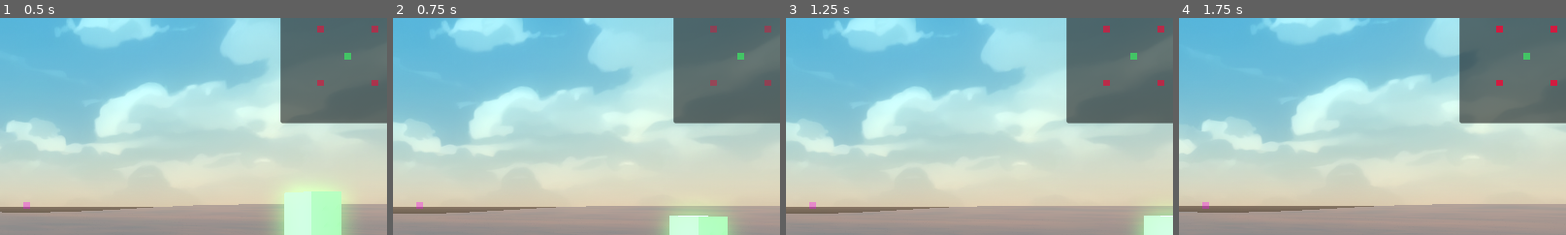
Above: before the commit, frames 1-4 (left to right).
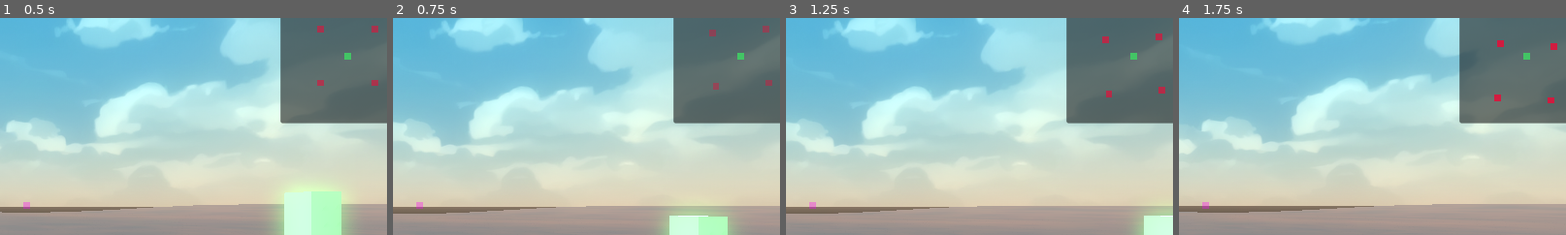
Above: after the commit, the same moments.

Repository: mabanana/FPS-Project-A
Game: Godot game, scene res://test_scene.tscn
The game is run twice, just before and just after one commit, with the same random seed, the same clock (stepped at 60 frames per second) and the same inputs.
Inputs (mouse positions are % of the whole screen's width and height, from its top left):
- Up to frame 1 (0.5 s): no input
- Up to frame 2 (0.75 s): tap Enter (ui_accept) at 0.5 s; move the mouse to (55, 50) at 0.52 s; hold Up (ui_up) from 0.53 s (still down); hold Q (drop_equip) from 0.53 s (still down)
- Up to frame 3 (1.25 s): keep holding Up (ui_up); keep holding Q (drop_equip); tap Enter (ui_accept) at 0.77 s
- Up to frame 4 (1.75 s): keep holding Up (ui_up); move the mouse to (45, 50) at 1.27 s; release Q (drop_equip) at 1.28 s; tap 1 (hotkey_1) at 1.35 s; tap Enter (ui_accept) at 1.52 s
The pictures show only the part of the screen within x 46-96%, y 7-57%; the shares and areas given below are measured in that part.

Frame 1 is identical in both runs. In frame 2, 0.2% of the frame differs, in the area x 81-98%, y 3-34%; in frame 3, 0.4%, in the area x 81-98%, y 3-37%; in frame 4, 0.4%.

Commit message:
Fix Minimap Regression

Diff:
--- a/test_scene.gd
+++ b/test_scene.gd
@@ -66,14 +66,12 @@
 
 func _pos_update(origin_rid: ):
 	var origin_key = player_rid
-	#for key in entity_hash.keys():
-		#var entity_model = core.map.entities[key]
-		#if entity_model.type == EntityModel.EntityType.player:
-			#origin_key = key
-		#entity_model.position = entity_hash[key].position
-		#entity_model.rotation = entity_hash[key].rotation
+	# Update player location
+	core.map.entities[player_rid].position = entity_hash[player_rid].position
+	core.map.entities[player_rid].rotation = entity_hash[player_rid].rotation
+
+
 	pos_update_cd.reset_cd()
-	# print(core.map.entities)
 
 	# calculate relative positions for minimap based on player
 	var entities = core.map.entities
@@ -84,6 +82,7 @@
 			relative_pos = relative_pos.rotated(Vector3.UP, -entities[origin_key].rotation.y)
 			relative_pos.y *= -1
 			positions.append(relative_pos)
+	print(positions)
 	core_changed.emit(contexts.map_updated, {"positions" : positions})
 
 func _add_entity_to_map(entity_type: EntityMetadataModel.EntityType, position: Vector3):
